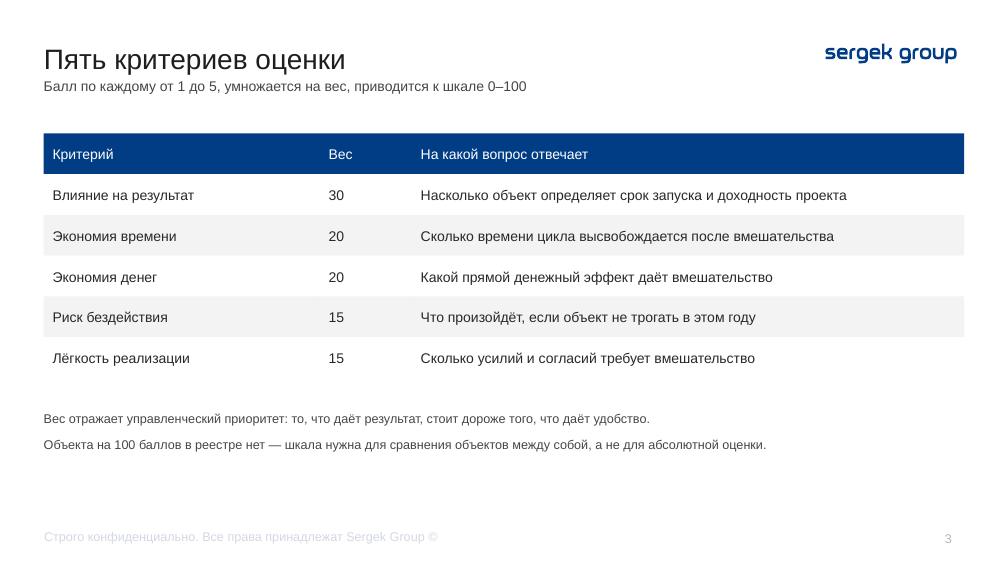
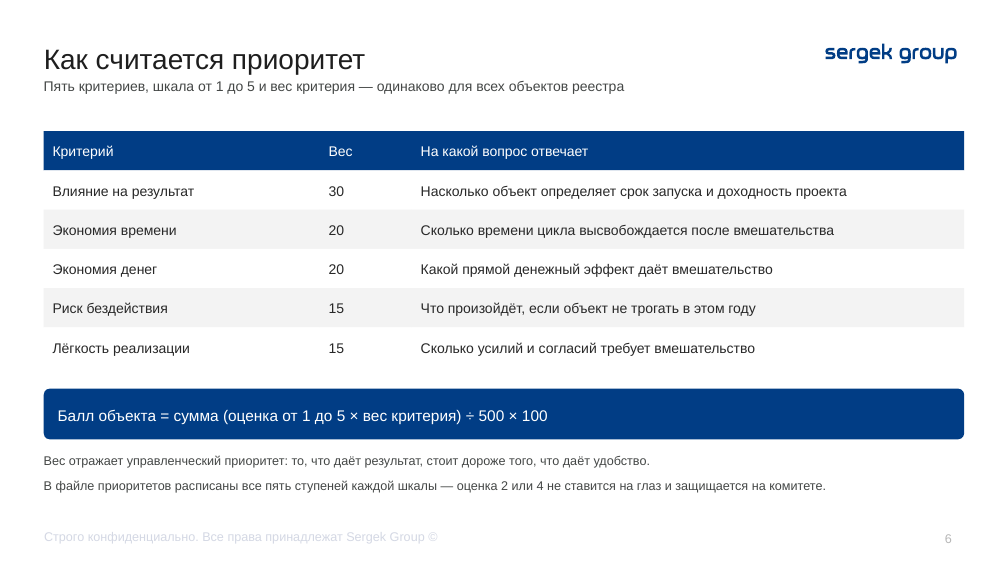
Before and after one commit to TemeshevProject/SG-DUP-Project, a slide deck: slide 6 of dup_project/02_Презентация/ДУП_Приоритеты_реинжиниринга_презентация.pptx (slide 3 before the commit). Drawn at 1008x567 pixels with LibreOffice and Linux fonts; fonts in the diff are those of the drawing. Boxes give left, top, right and bottom in pixels: in the first picture for what was removed or moved away, otherwise in the second. Text is boxed around its words. In the diff, an @@ line names an element or a change of style, - is before the commit and + after.

```diff
--- a/dup_project/02_Презентация/ДУП_Приоритеты_реинжиниринга_презентация.pptx
+++ b/dup_project/02_Презентация/ДУП_Приоритеты_реинжиниринга_презентация.pptx
@@ text at <box>44,49,365,74</box>: text changed @@
-Пять критериев оценки
+Как считается приоритет
@@ text at <box>44,81,624,94</box>: text changed @@
-Балл по каждому от 1 до 5, умножается на вес, приводится к шкале 0–100
+Пять критериев, шкала от 1 до 5 и вес критерия — одинаково для всех объектов реестра
@@ 9 rectangles: place and size @@
-9 rectangles at <box>43,174,965,296</box>
+9 rectangles at <box>43,170,965,288</box>
@@ 6 rectangles: place and size @@
-6 rectangles at <box>43,296,965,378</box>
+6 rectangles at <box>43,288,965,367</box>
@@ rounded rectangle added at <box>43,389,964,439</box>, fill #013D85, 11 pt, text #FFFFFF @@
+Балл объекта = сумма (оценка от 1 до 5 × вес критерия) ÷ 500 × 100
@@ text "Вес отражает управленческий приоритет: то, ...": place and size @@
-text "Вес отражает управленческий приоритет: то, ..." at <box>44,413,766,452</box>
+text "Вес отражает управленческий приоритет: то, ..." at <box>44,455,826,493</box>
@@ text at <box>44,480,826,493</box>: text changed @@
-Объекта на 100 баллов в реестре нет — шкала нужна для сравнения объектов между собой, а не для абсолютной оценки.
+В файле приоритетов расписаны все пять ступеней каждой шкалы — оценка 2 или 4 не ставится на глаз и защищается на комитете.
@@ page number at <box>945,534,952,543</box>: text changed @@
-3
+6
```
Also in this commit, not shown: 3 other slides changed, 7 slides added, 3 other files.
